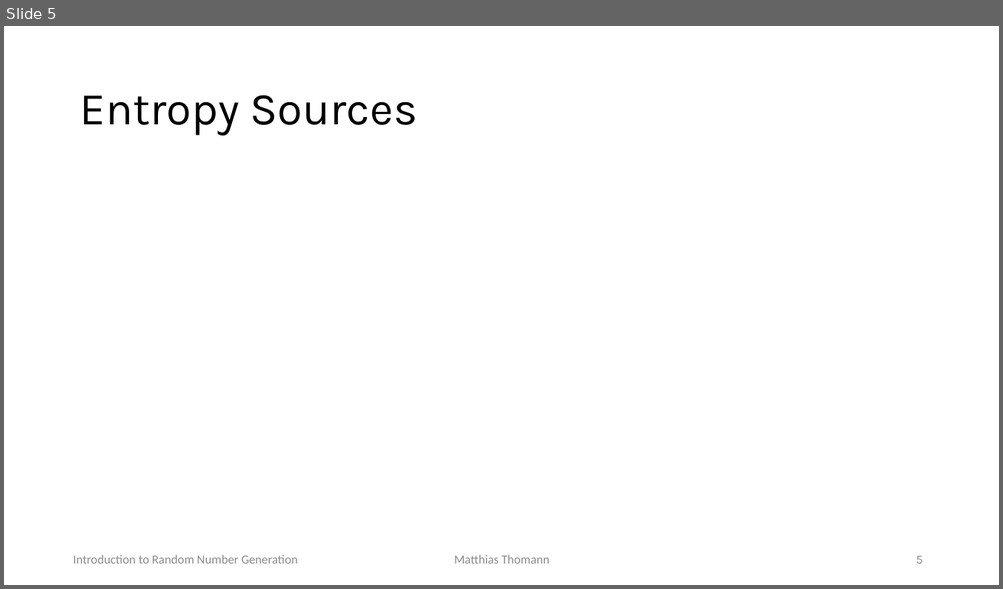
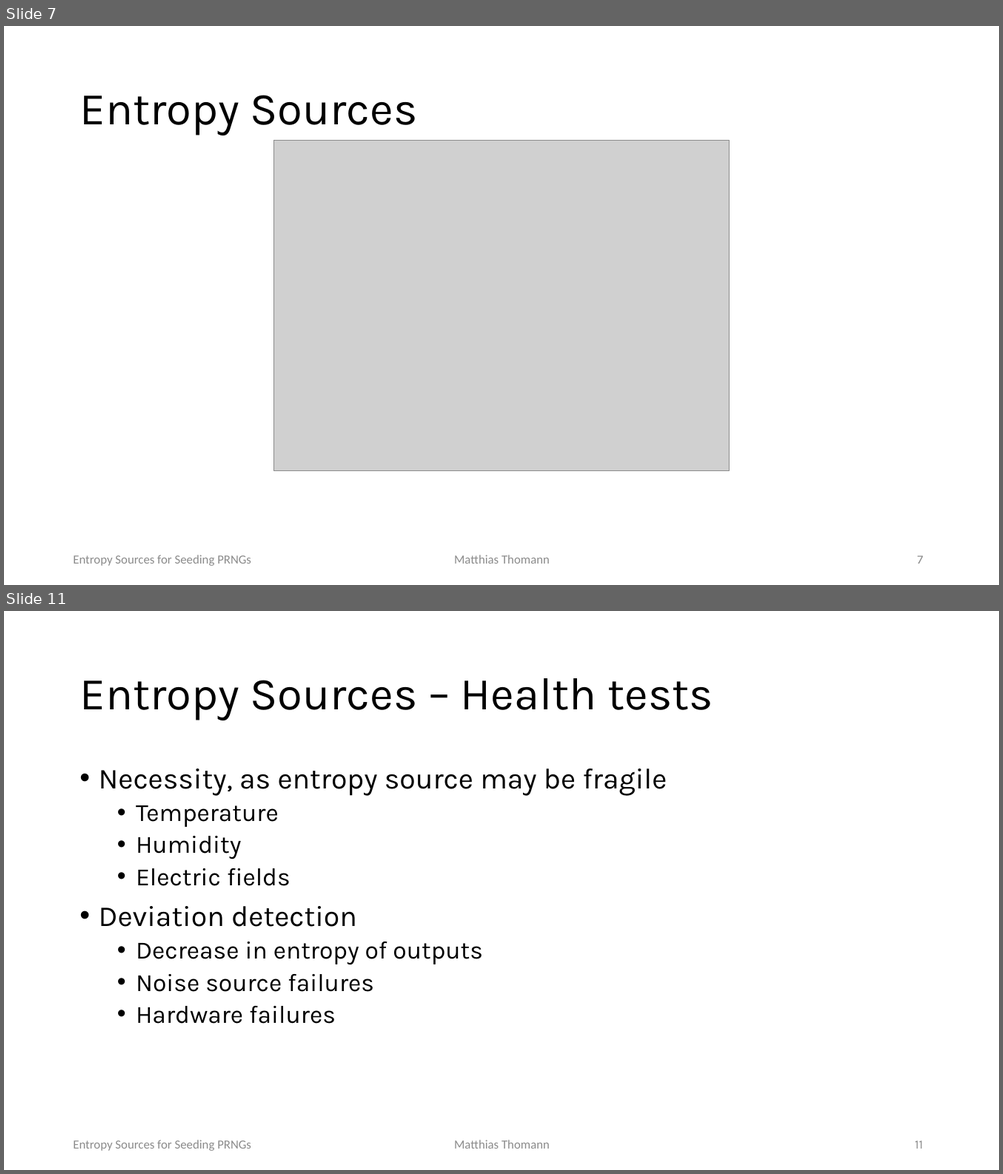
Before and after one commit to mth0348/info-seminar, a slide deck: presentation/presentation.pptx. Shown one above the other, each under a label of ours: slide 5 before the commit, slides 7 and 11 after it; the slides between them are not shown. The pictures are 1003x589 and 1003x1174 pixels, drawn with LibreOffice and Linux fonts; fonts in the diff are those of the drawing; grey boxes stand for pictures. Boxes give left, top, right and bottom in pixels: in the first picture for what was removed or moved away, otherwise in the second. Text is boxed around its words. In the diff, an @@ line names an element or a change of style, - is before the commit and + after.

```diff
--- a/presentation/presentation.pptx
+++ b/presentation/presentation.pptx
@@ slide 11 added at bbox=[4, 611, 999, 1170], background #FFFFFF; not listed: 3 template elements that a slide beside it also shows @@
@@ title added at bbox=[79, 678, 714, 721], 44 pt, text #000000 @@
+Entropy Sources – Health tests
@@ text added at bbox=[99, 769, 667, 1024], 24 pt, text #000000 @@
+• Necessity, as entropy source may be fragile
+  • Temperature
+  • Humidity
+  • Electric fields
+• Deviation detection
+  • Decrease in entropy of outputs
+  • Noise source failures
+  • Hardware failures
@@ what was slide 5 is now slide 7 @@
@@ slide 7 changed as well @@
@@ picture added at bbox=[274, 140, 729, 471] @@
@@ text at bbox=[73, 555, 251, 566]: text changed @@
-Introduction to Random Number Generation
+Entropy Sources for Seeding PRNGs
@@ page number at bbox=[917, 556, 923, 564]: text changed @@
-5
+7
```
Also in this commit, not shown: 7 other slides changed, 7 other slides added, 3 slides removed, 4 other files.
